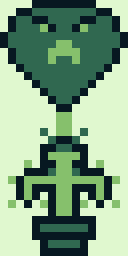
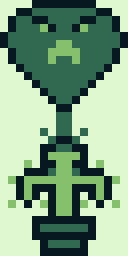
Revision of a layered 128 x 256 image; what changed, layer by layer:
painted on "Background" over (x1=56, y1=112, x2=72, y2=136)
